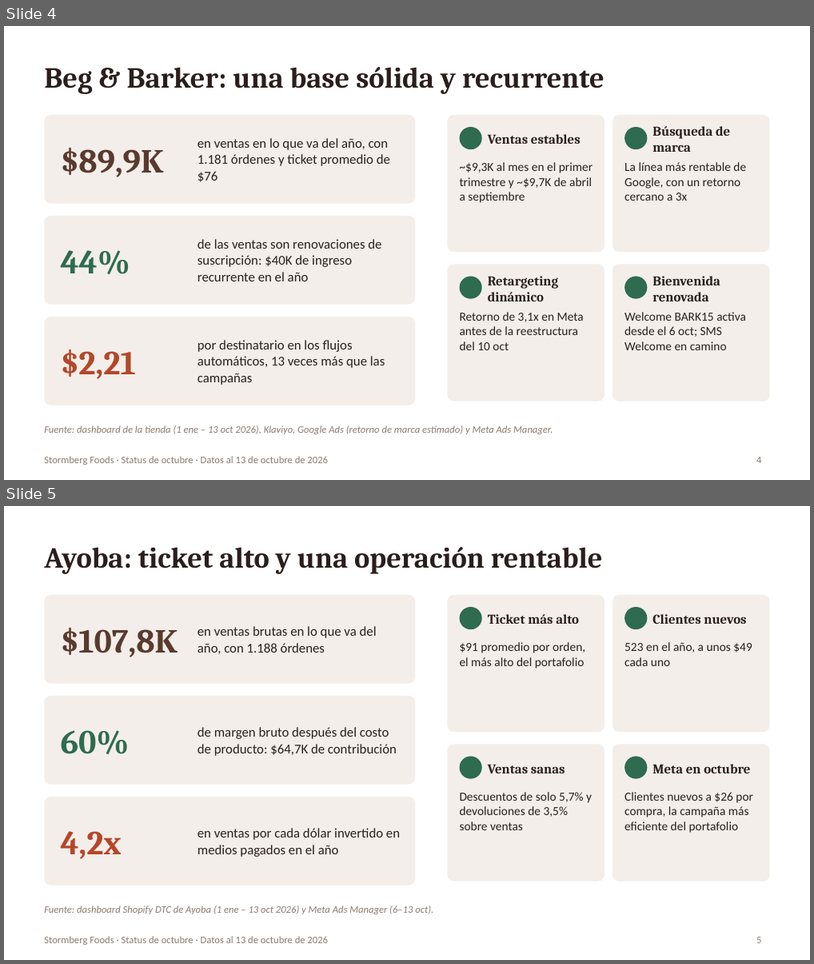
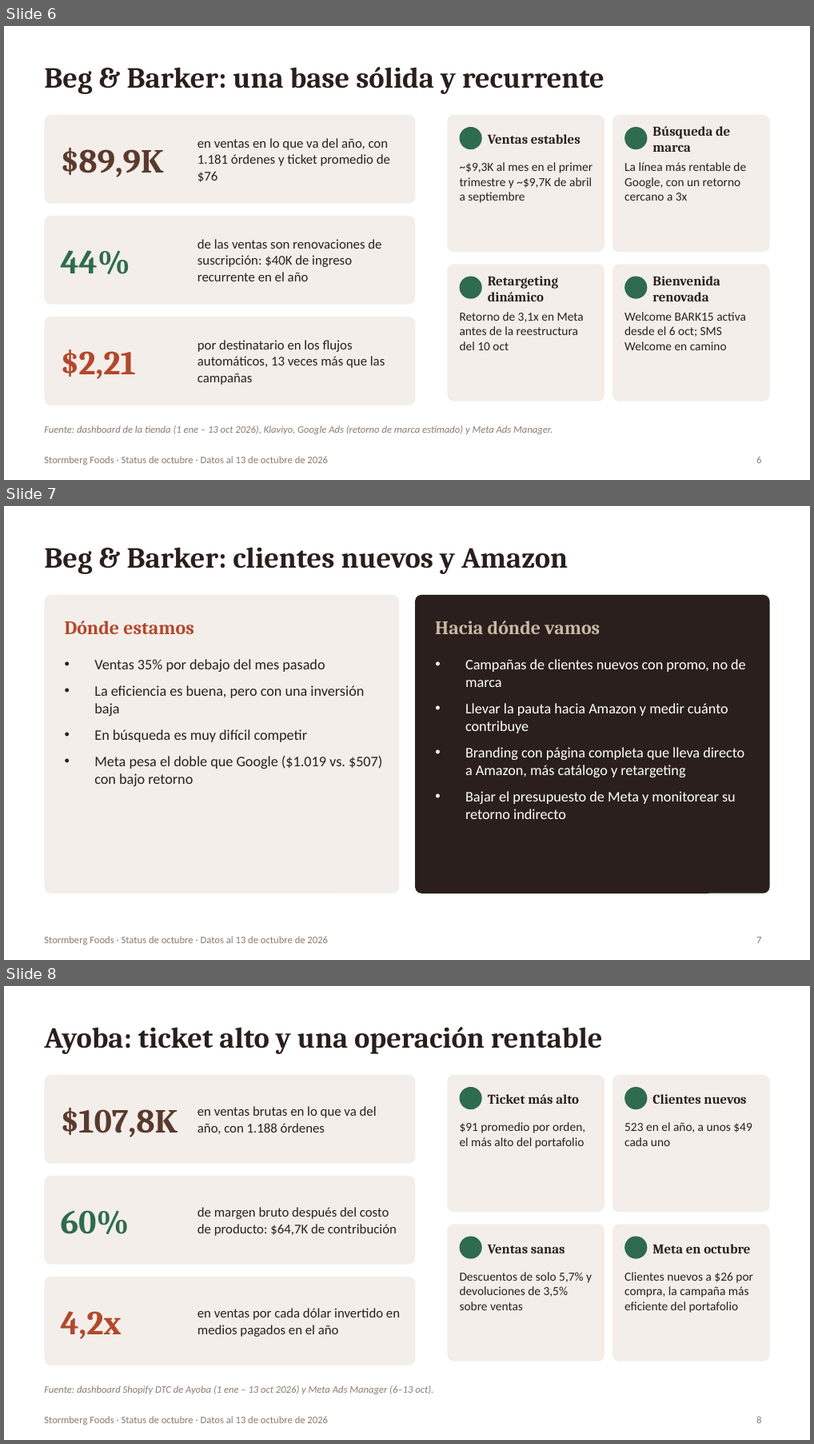
Before and after one commit to YamiCRebold/Stormberg2026, a slide deck: status_ceo/Stormberg_Status_CEO_Oct2026_ES.pptx. Shown one above the other, each under a label of ours: slides 4 and 5 before the commit, slides 6, 7 and 8 after it. The pictures are 814x964 and 814x1444 pixels, drawn with LibreOffice and Linux fonts; fonts in the diff are those of the drawing. Boxes give left, top, right and bottom in pixels: in the first picture for what was removed or moved away, otherwise in the second. Text is boxed around its words. In the diff, an @@ line names an element or a change of style, - is before the commit and + after.

```diff
--- a/status_ceo/Stormberg_Status_CEO_Oct2026_ES.pptx
+++ b/status_ceo/Stormberg_Status_CEO_Oct2026_ES.pptx
@@ slide 7 added at box(4, 506, 810, 960), background #FFFFFF; not listed: 1 template element that a slide beside it also shows @@
@@ title added at box(44, 547, 568, 574), 26 pt, text #2A1F1C, bold @@
+Beg & Barker: clientes nuevos y Amazon
@@ rounded rectangle added at box(44, 595, 399, 893), fill #F3EEE9 @@
@@ rounded rectangle added at box(415, 595, 770, 893), fill #2A1F1C @@
@@ text added at box(65, 620, 194, 634), 17 pt, text #B4472B, bold @@
+Dónde estamos
@@ text added at box(435, 620, 600, 634), 17 pt, text #C9B8A6, bold @@
+Hacia dónde vamos
@@ text added at box(94, 659, 382, 786), 13 pt, text #2A1F1C @@
+• Ventas 35% por debajo del mes pasado
+• La eficiencia es buena, pero con una inversión baja
+• En búsqueda es muy difícil competir
+• Meta pesa el doble que Google ($1.019 vs. $507) con bajo retorno
@@ text added at box(466, 659, 746, 819), 13 pt, text #FFFFFF @@
+• Campañas de clientes nuevos con promo, no de marca
+• Llevar la pauta hacia Amazon y medir cuánto contribuye
+• Branding con página completa que lleva directo a Amazon, más catálogo y retargeting
+• Bajar el presupuesto de Meta y monitorear su retorno indirecto
@@ page number added at box(757, 936, 762, 943), 9 pt, text #8C7B70 @@
+7
@@ what was slide 4 is now slide 6 @@
@@ page number at box(757, 456, 762, 463): text changed @@
-4
+6
@@ what was slide 5 is now slide 8 @@
@@ page number at box(757, 1416, 762, 1423): text changed @@
-5
+8
```
Also in this commit, not shown: 4 slides changed, 2 other slides added, 2 other files.
